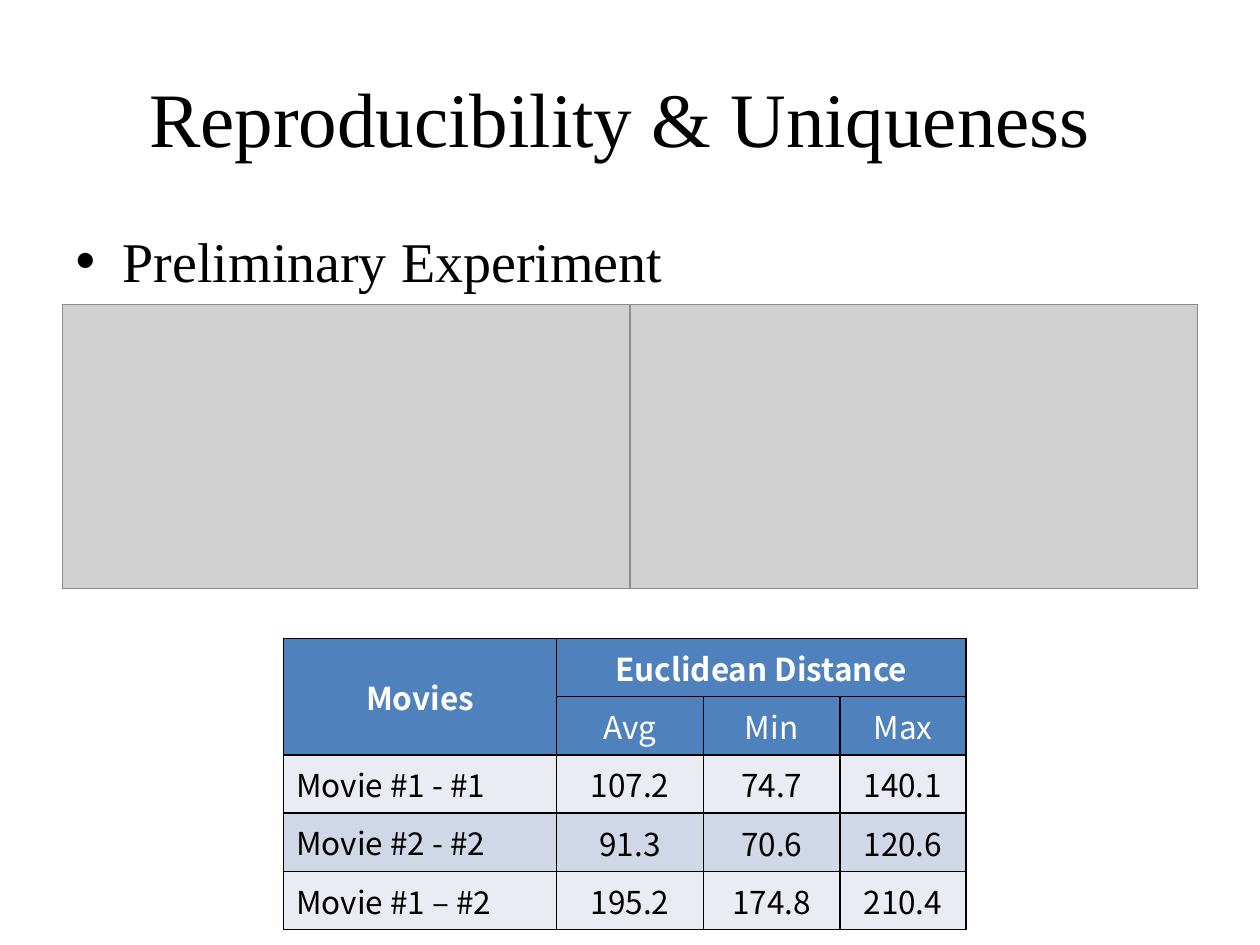
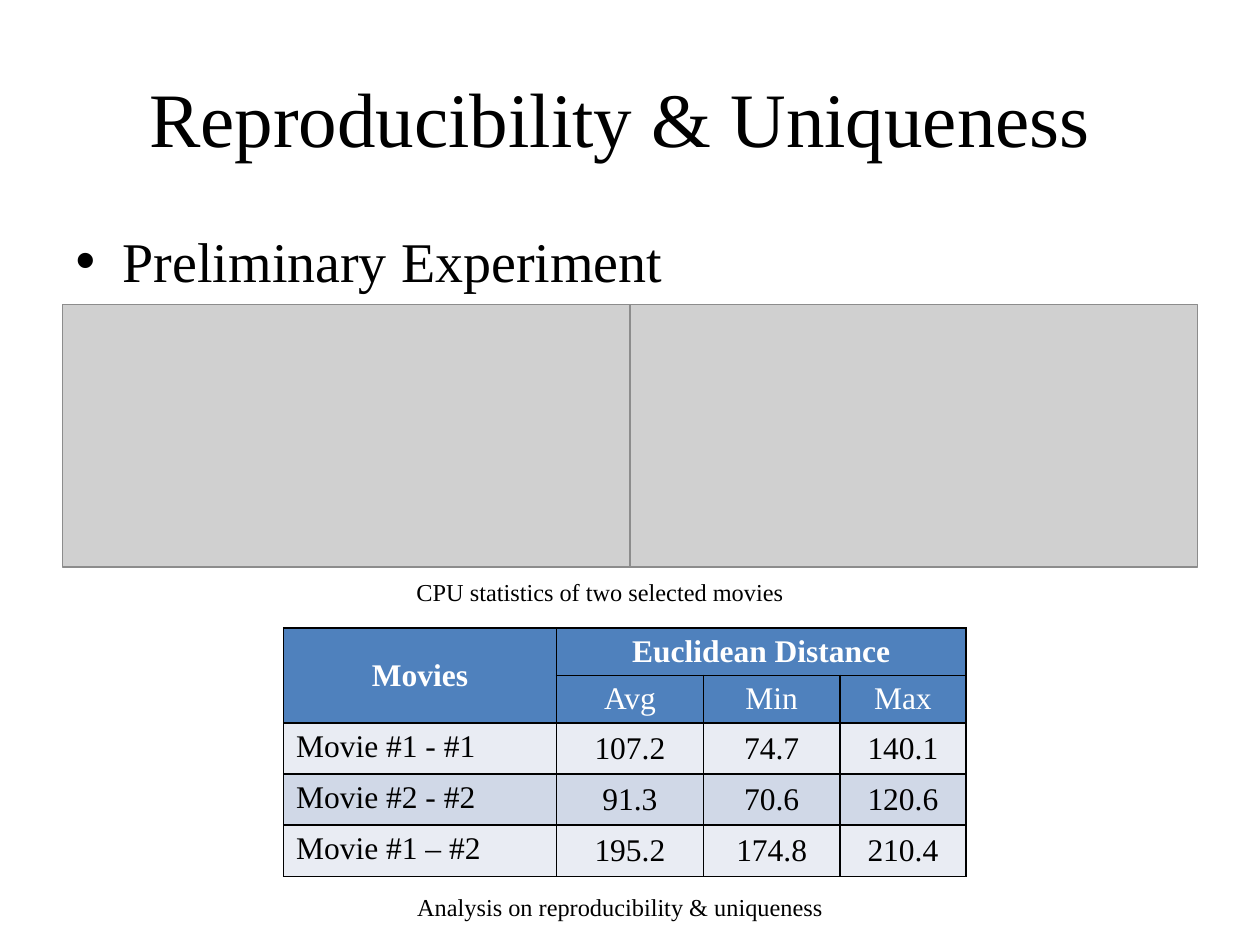
Before and after one commit to yspark/2012Fall-818J, a slide deck: slide 5 of presentation/netflix_yspark.pptx. Drawn at 1260x945 pixels with LibreOffice and Linux fonts; fonts in the diff are those of the drawing; grey boxes stand for pictures. Boxes give left, top, right and bottom in pixels: in the first picture for what was removed or moved away, otherwise in the second. Text is boxed around its words. In the diff, an @@ line names an element or a change of style, - is before the commit and + after.

```diff
--- a/presentation/netflix_yspark.pptx
+++ b/presentation/netflix_yspark.pptx
@@ picture: place and size @@
-picture at <box>62,305,630,590</box>
+picture at <box>62,305,630,567</box>
@@ picture: place and size @@
-picture at <box>630,305,1198,590</box>
+picture at <box>630,305,1198,567</box>
@@ text added at <box>416,584,783,602</box>, 24 pt, text #000000 @@
+CPU statistics of two selected movies
@@ table at <box>284,627,966,882</box> @@
@@ font Noto Sans CJK KR to Times New Roman @@
@@ table: place and size @@
-table at <box>284,639,966,919</box>
+table at <box>284,627,966,882</box>
@@ text added at <box>417,899,822,922</box>, 24 pt, text #000000 @@
+Analysis on reproducibility & uniqueness
```
Also in this commit, not shown: 5 other slides changed, 11 slides added.
